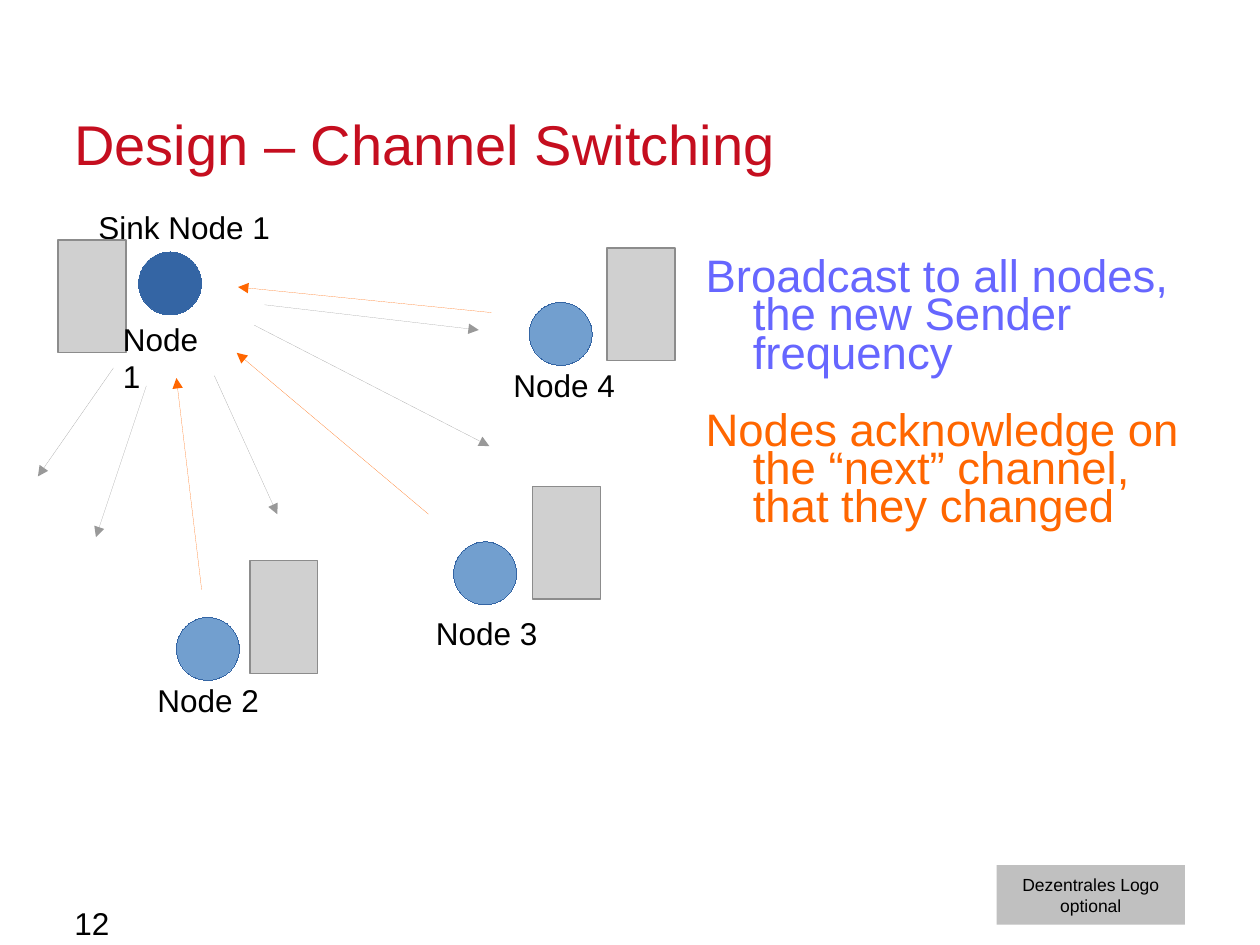
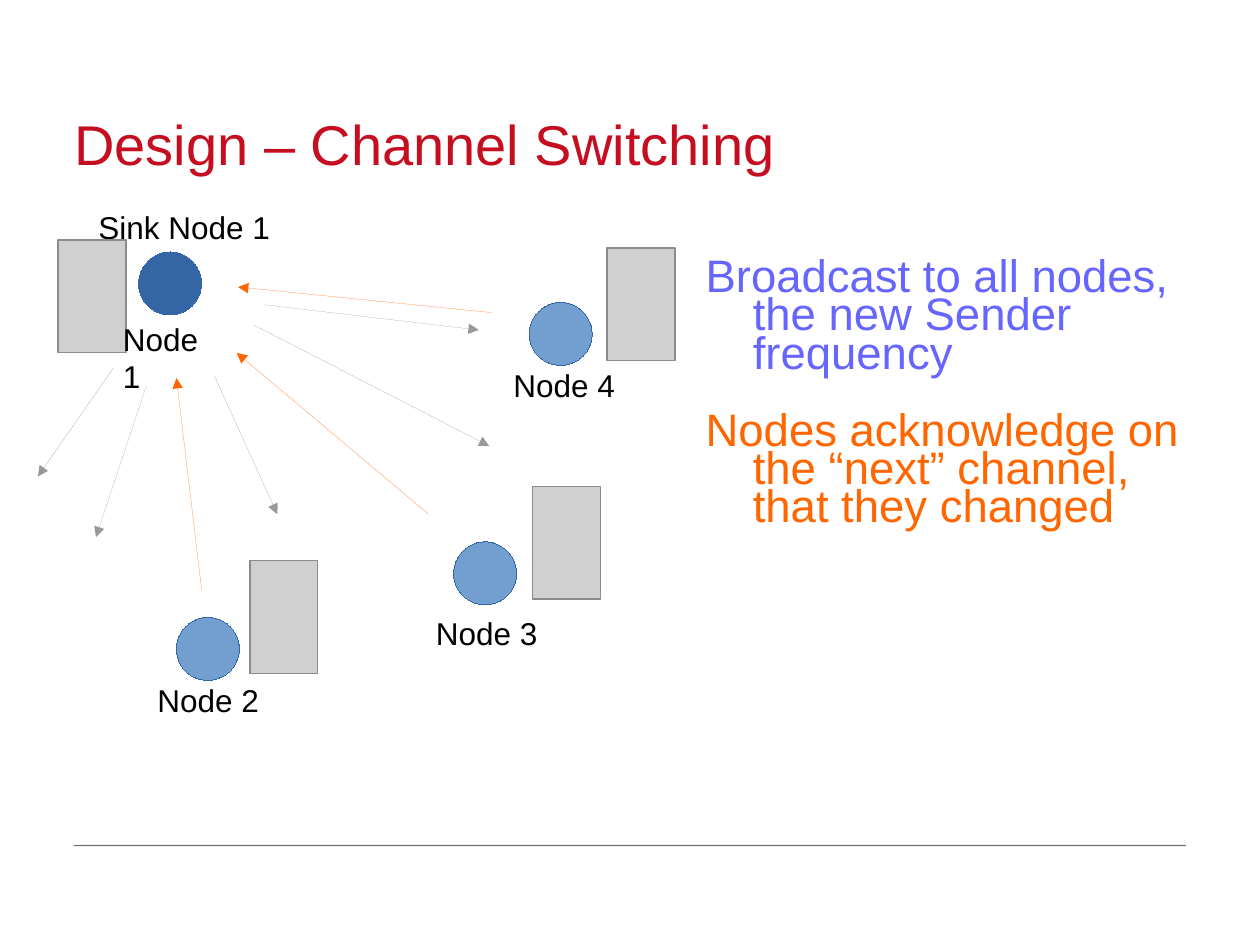
Before and after one commit to moritzschaefer/SensorSequence, a slide deck: slide 12 of docs/MeilensteinNrOne.odp. Drawn at 1260x945 pixels with LibreOffice and Linux fonts; fonts in the diff are those of the drawing; grey boxes stand for pictures; background and template pictures are left out. Boxes give left, top, right and bottom in pixels: in the first picture for what was removed or moved away, otherwise in the second. Text is boxed around its words. In the diff, an @@ line names an element or a change of style, - is before the commit and + after.

```diff
--- a/docs/MeilensteinNrOne.odp
+++ b/docs/MeilensteinNrOne.odp
@@ line added from (74, 845) to (1186, 845), #717171 0.74 pt @@
@@ rectangle removed at [997, 866, 1184, 925] @@
-Dezentrales Logo
-optional
@@ page number removed at [74, 913, 109, 935] @@
-12
```
Also in this commit, not shown: 22 other slides changed, 2 other files.
